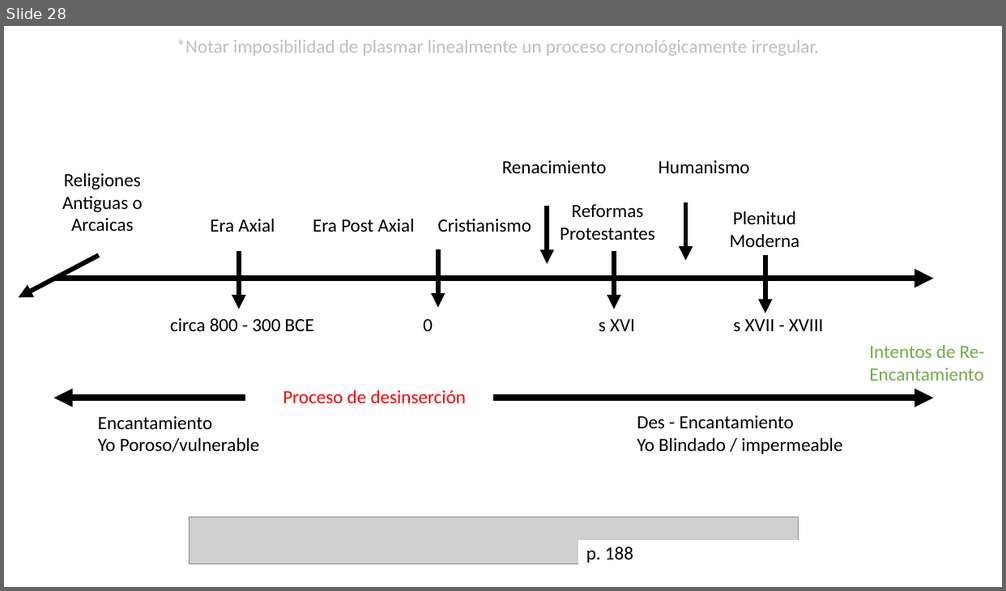
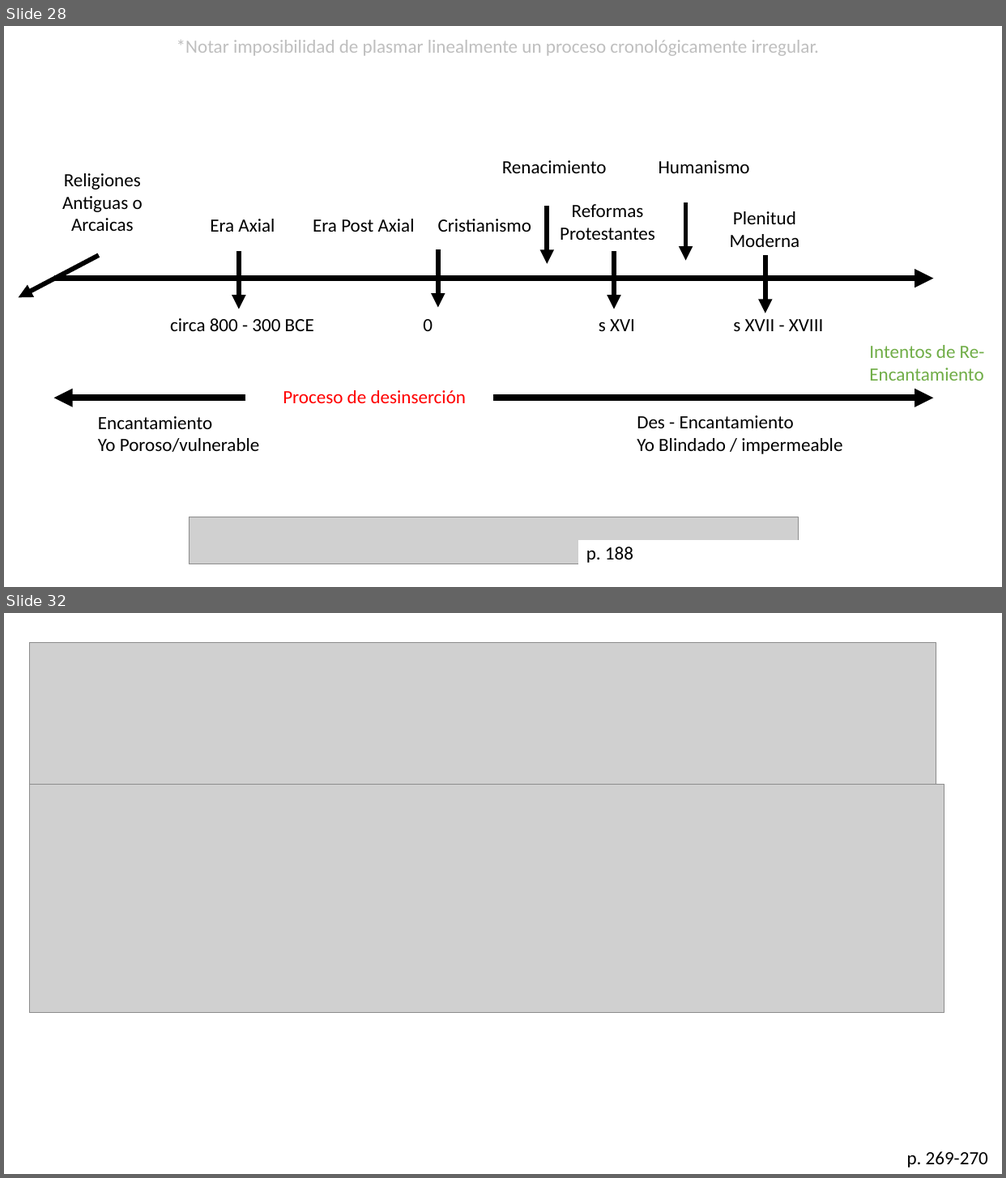
Before and after one commit to zaboltar/zaboltar.github.io, a slide deck: assets uarm/2023 2 UarmPCrit/Taylor - Era Secular 3 y 5.pptx. Shown one above the other, each under a label of ours: slide 28 before the commit, slides 28 and 32 after it; the slides between them are not shown. The pictures are 1006x591 and 1006x1178 pixels, drawn with LibreOffice and Linux fonts; fonts in the diff are those of the drawing; grey boxes stand for pictures. Boxes give left, top, right and bottom in pixels: in the first picture for what was removed or moved away, otherwise in the second. Text is boxed around its words. In the diff, an @@ line names an element or a change of style, - is before the commit and + after.

```diff
--- a/assets uarm/2023 2 UarmPCrit/Taylor - Era Secular 3 y 5.pptx
+++ b/assets uarm/2023 2 UarmPCrit/Taylor - Era Secular 3 y 5.pptx
@@ slide 32 added at [4, 613, 1002, 1174], background #FFFFFF @@
@@ picture added at [29, 643, 936, 785] @@
@@ picture added at [29, 785, 944, 1013] @@
@@ text added at [907, 1152, 988, 1168], 18 pt, text #000000 @@
+p. 269-270
```
Also in this commit, not shown: 25 other slides added, 2 other files.
